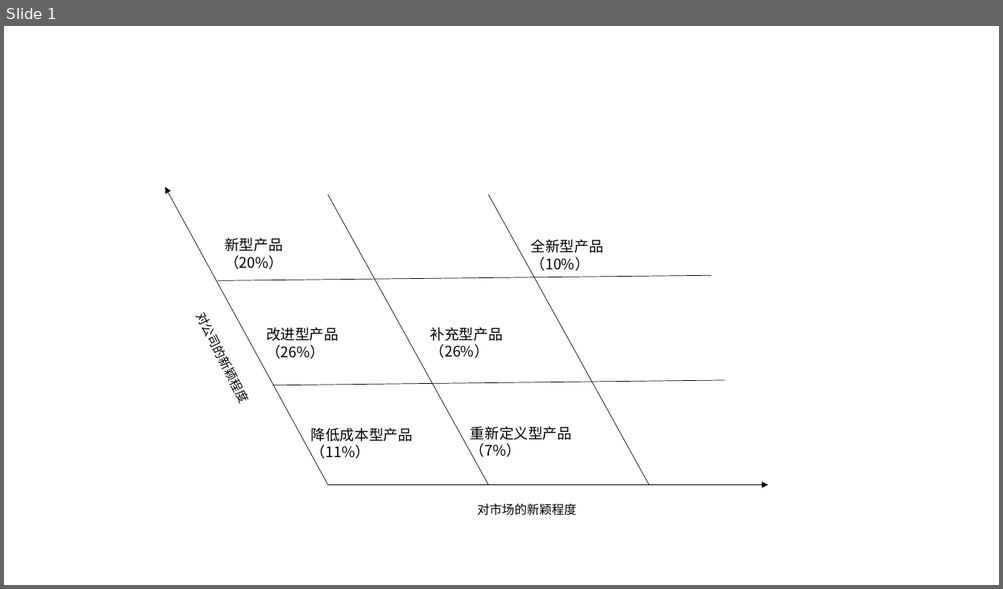
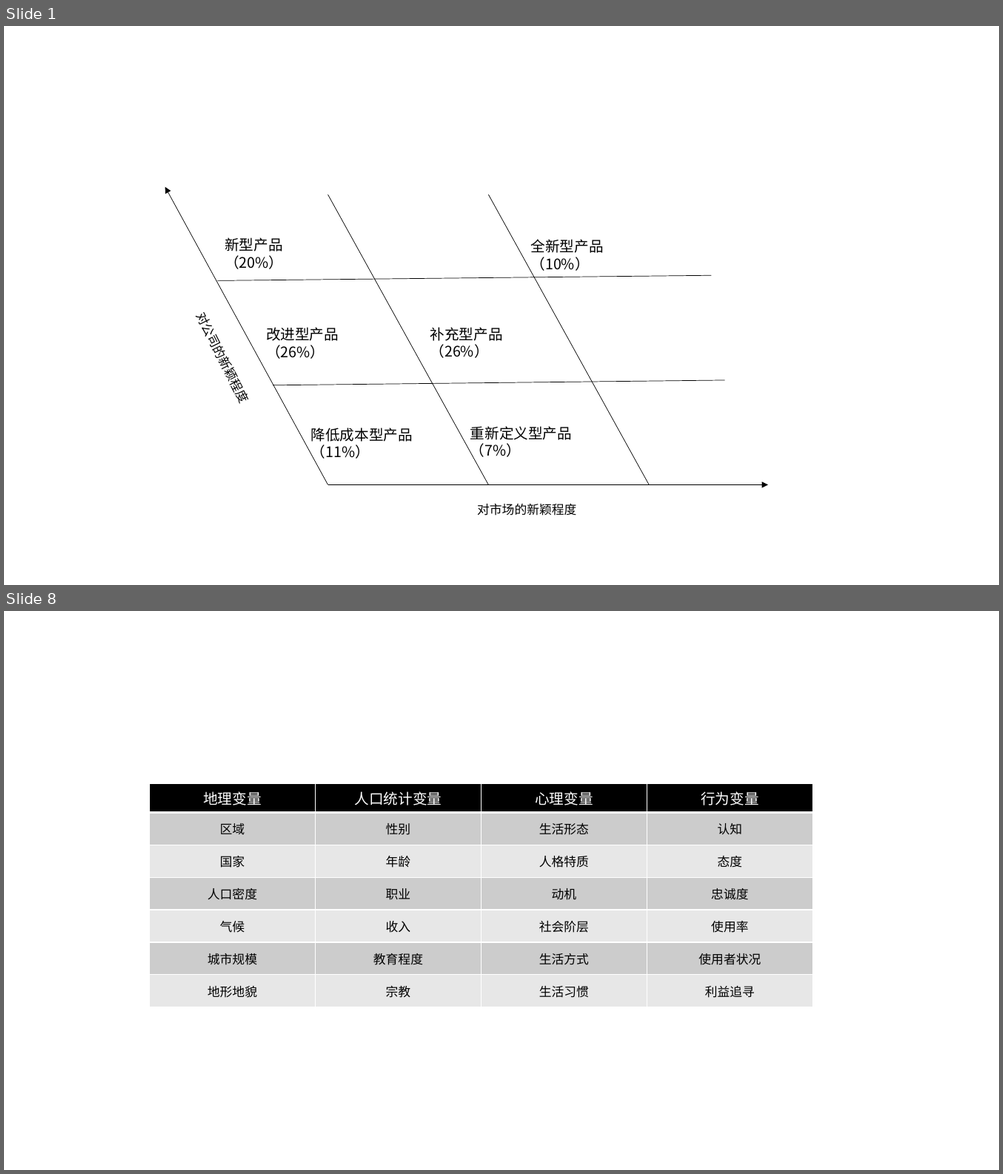
Before and after one commit to MarioYoung/lunwen, a slide deck: 图例集合.pptx. Shown one above the other, each under a label of ours: slide 1 before the commit, slides 1 and 8 after it; the slides between them are not shown. The pictures are 1003x589 and 1003x1174 pixels, drawn with LibreOffice and Linux fonts; fonts in the diff are those of the drawing. Boxes give left, top, right and bottom in pixels: in the first picture for what was removed or moved away, otherwise in the second. Text is boxed around its words. In the diff, an @@ line names an element or a change of style, - is before the commit and + after.

```diff
--- a/图例集合.pptx
+++ b/图例集合.pptx
@@ slide 8 added at [4,611,999,1170], background #FFFFFF @@
@@ table added at [150,784,812,1005], 7 rows, 4 columns @@
+地理变量 | 人口统计变量 | 心理变量 | 行为变量
+区域 | 性别 | 生活形态 | 认知
+国家 | 年龄 | 人格特质 | 态度
+人口密度 | 职业 | 动机 | 忠诚度
+气候 | 收入 | 社会阶层 | 使用率
+城市规模 | 教育程度 | 生活方式 | 使用者状况
+地形地貌 | 宗教 | 生活习惯 | 利益追寻
```
Also in this commit, not shown: 7 other slides added, 31 other files.
